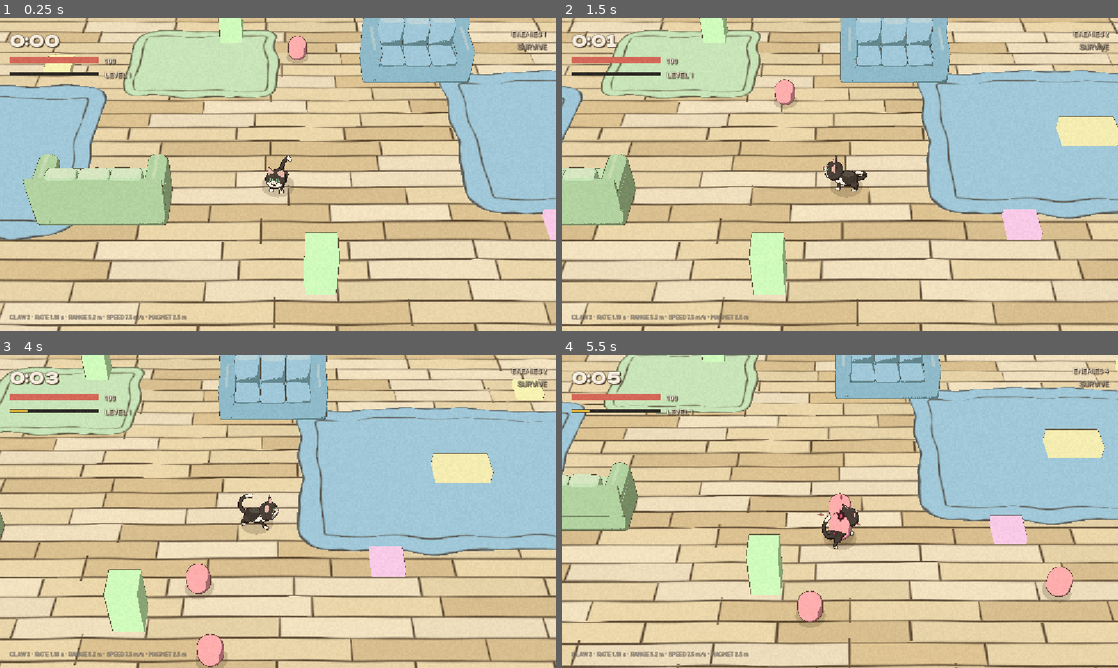
Above: before the commit, frames 1-4 (two rows, left to right).
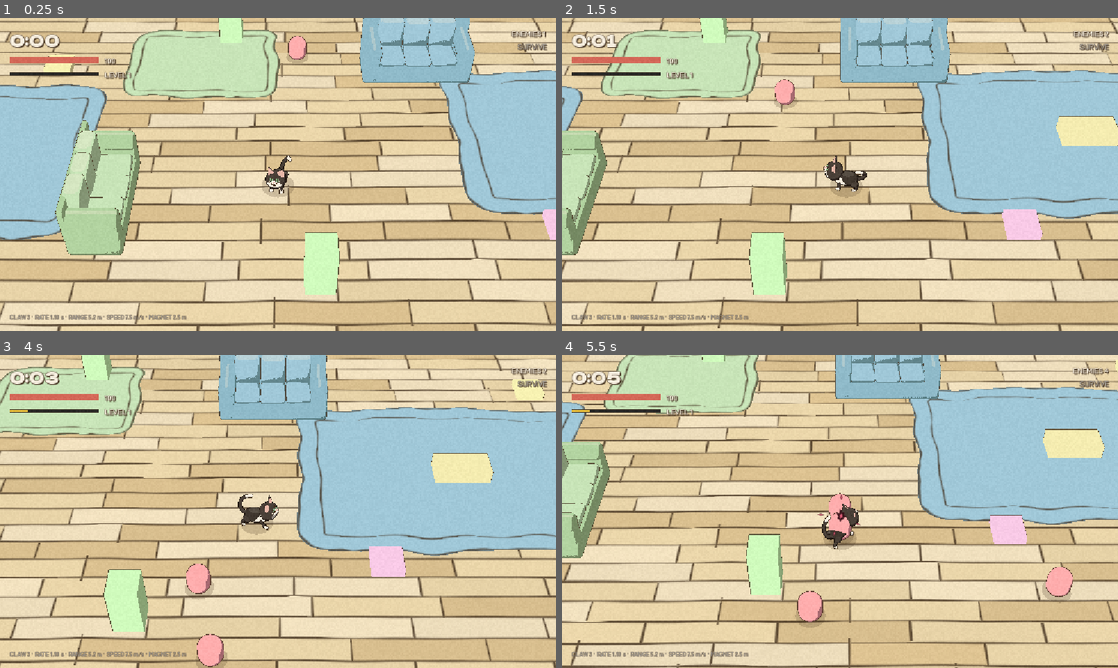
Above: after the commit, the same moments.

Repository: piiieeere/zeucozy
Game: Godot game, scene res://scenes/main.tscn
Two runs of this game, one before a commit and one after it. Both use one fixed random seed, a clock stepped at 60 frames per second and the inputs below.
Inputs (mouse positions are in pixels of both pictures, inside the frame that each line leads up to):
- Up to frame 1 (0.25 s): no input
- Up to frame 2 (1.5 s): tap Enter at 0.5 s; move the mouse to (962, 158) at 0.52 s; hold D (move_right) 0.53-1.25 s; tap O at 0.6 s; click (962, 158) at 0.67 s; drag from (728, 190) to (812, 237) at 1.27 s
- Up to frame 3 (4 s): move the mouse to (333, 442) at 2.02 s; hold D (move_right) 2.03-2.75 s; tap R at 2.1 s; drag from (250, 574) to (111, 464) at 2.77 s; move the mouse to (444, 558) at 3.52 s; hold A (move_left) from 3.53 s (still down); tap 2 at 3.6 s
- Up to frame 4 (5.5 s): release A (move_left) at 4.25 s; drag from (673, 464) to (756, 433) at 4.27 s; move the mouse to (867, 511) at 5.02 s; hold S (move_down) from 5.03 s (still down); tap 4 at 5.1 s; click (867, 511) at 5.17 s

The runs differ from the first frame. In frame 1, 5.8% of the frame differs, in the area x 4-32%, y 32-76%; in frame 2, 3.0%; in frame 3, less than 0.1%; in frame 4, 2.8%.

Commit message:
feat: Implement collision for furniture and update collision layers for enemies and player

Diff:
--- a/project.godot
+++ b/project.godot
@@ -58,6 +58,24 @@
 ])
 }
 
+[layer_names]
+
+; Les neuf couches etaient toutes anonymes, ce contre quoi le manuel met en
+; garde ("Physics introduction / Collision layers and masks" : suivre l'usage
+; de chaque couche devient vite difficile). Elles sont nommees ici, et le bit 3
+; — le mobilier — est le premier a etre pose en sachant ce qu'il porte.
+;
+; Le decoupage : les CORPS occupent 1-3, les zones de degat 4-7, l'XP 8-9.
+3d_physics/layer_1="corps_chat"
+3d_physics/layer_2="corps_ennemi"
+3d_physics/layer_3="decor_bloquant"
+3d_physics/layer_4="hurtbox_chat"
+3d_physics/layer_5="zone_degat_ennemi"
+3d_physics/layer_6="hurtbox_ennemi"
+3d_physics/layer_7="hitbox_arme"
+3d_physics/layer_8="croquette"
+3d_physics/layer_9="aimant_croquette"
+
 [physics]
 
 3d/physics_engine="Jolt Physics"
--- a/scenes/enemies/brute.tscn
+++ b/scenes/enemies/brute.tscn
@@ -22,7 +22,7 @@
 
 [node name="Brute" type="CharacterBody3D"]
 collision_layer = 2
-collision_mask = 0
+collision_mask = 4
 motion_mode = 1
 script = ExtResource("1_g4kf5")
 base_speed = 2.6
--- a/scenes/enemies/chaser.tscn
+++ b/scenes/enemies/chaser.tscn
@@ -22,7 +22,7 @@
 
 [node name="Chaser" type="CharacterBody3D"]
 collision_layer = 2
-collision_mask = 0
+collision_mask = 4
 motion_mode = 1
 script = ExtResource("1_742fd")
 base_speed = 3.7
--- a/scenes/player.tscn
+++ b/scenes/player.tscn
@@ -22,7 +22,7 @@
 
 [node name="Player" type="CharacterBody3D"]
 collision_layer = 1
-collision_mask = 0
+collision_mask = 4
 motion_mode = 1
 script = ExtResource("1_player")
 
--- a/scripts/arena.gd
+++ b/scripts/arena.gd
@@ -41,6 +41,17 @@
 
 ## Rayon garde libre autour du point d'apparition du chat.
 const SPAWN_CLEARANCE := 2.5
+
+## Couche de collision du mobilier bloquant — bit 3, nommee `decor_bloquant`
+## dans `project.godot`. Le chat et les ennemis l'ajoutent a leur MASQUE ; le
+## meuble, lui, ne scrute rien.
+##
+## C'est la premiere couche de CORPS que le projet branche vraiment : jusqu'ici
+## tous les `CharacterBody3D` etaient en `collision_mask = 0` et il n'existait
+## aucun `StaticBody3D` — `move_and_slide()` ne resolvait donc jamais rien, et
+## c'est `main.clamp_to_arena()` qui tenait lieu de mur. Il le tient toujours :
+## le mur de bordure reste un `MeshInstance3D` nu, seul le mobilier collisionne.
+const DECOR_LAYER := 1 << 2
 
 ## Trait du mobilier — canapes ET boites pastel, meme facteur. La decision et
 ## son pourquoi vivent dans `cel_prop.OUTLINE_SCALE` : c'est la fabrique de
@@ -89,11 +100,20 @@
 const PROPS := [
 	{"at": Vector2(0.24, 0.30), "size": Vector2(6.4, 2.6),
 		"model": CANAPE, "variant": "bleu", "yaw": 0.0},
-	# Le second canape tourne le dos au premier. Deux exemplaires identiques
-	# poses dans le meme sens se liraient comme du papier peint — c'est deja la
-	# raison du decalage aleatoire par cellule.
+	# Le second canape est pose en TRAVERS du premier, pas dans son dos.
+	#
+	# Deux exemplaires identiques poses dans le meme sens se liraient comme du
+	# papier peint — c'est deja la raison du decalage aleatoire par cellule, et
+	# le quart de tour le dit plus fort que le demi-tour : a 45° de plongee, un
+	# canape retourne garde exactement la meme silhouette au sol.
+	#
+	# Ce n'est pas qu'une question de lecture. C'est le premier geste du
+	# chantier « le meuble comme terrain de jeu » : tant que tous les canapes
+	# barrent l'arene dans le meme sens, contourner un obstacle est toujours le
+	# meme mouvement. Il en faut sur les DEUX axes pour que le placement du chat
+	# devienne une decision.
 	{"at": Vector2(0.76, 0.66), "size": Vector2(6.4, 2.6),
-		"model": CANAPE, "variant": "sauge", "yaw": 180.0},
+		"model": CANAPE, "variant": "sauge", "yaw": 90.0},
 	{"at": Vector2(0.50, 0.52), "size": Vector2(3.0, 1.6), "height": 0.8,
 		"color": Color("#FDFDB6"), "alpha": 0.58},   # table basse
 	{"at": Vector2(0.90, 0.12), "size": Vector2(1.4, 1.4), "height": 2.6,
@@ -186,8 +206,32 @@
 
 ## Emprise au sol d'un element, une fois pose dans sa cellule.
 func _placed(origin: Vector2, item: Dictionary) -> Rect2:
+	var size := _footprint(item)
+	return Rect2(origin + item["at"] * CELL - size * 0.5, size)
+
+
+## Emprise au sol d'un element une fois TOURNE, en metres.
+##
+## `size` est celle du modele, mesuree sur son AABB — le canape fait exactement
+## 6,4 x 2,6 — et elle ne le redimensionne pas. Mais `yaw` la fait tourner : un
+## quart de tour ECHANGE ses deux cotes.
+##
+## Sans ca, un canape vertical serait teste sur l'emprise du canape horizontal :
+## 3,8 m de trop en largeur, autant de manque en profondeur. Le defaut serait
+## silencieux — `_is_placeable` laisserait passer un meuble qui deborde du mur,
+## ou en ecarterait un qui tient — et il deviendrait un vrai bug le jour ou
+## cette emprise portera une collision.
+##
+## La formule vaut pour un angle quelconque (c'est la boite englobante de la
+## boite tournee), pas seulement pour les multiples de 90° : un `yaw` de biais
+## ne doit pas rendre un chiffre plausible et faux.
+func _footprint(item: Dictionary) -> Vector2:
 	var size: Vector2 = item["size"]
-	return Rect2(origin + item["at"] * CELL - size * 0.5, size)
+	var angle := deg_to_rad(float(item.get("yaw", 0.0)))
+	var c := absf(cos(angle))
+	var s := absf(sin(angle))
+
+	return Vector2(size.x * c + size.y * s, size.x * s + size.y * c)
 
 
 ## Un element est ecarte s'il deborde de l'aire de jeu, ou s'il empiete sur le
@@ -252,7 +296,72 @@
 
 	node.position = Vector3(footprint.get_center().x, 0.0, footprint.get_center().y)
 	node.rotation_degrees.y = prop.get("yaw", 0.0)
+	_add_blocker(node, prop)
 	add_child(node)
+
+
+## Le meuble devient un OBSTACLE : un StaticBody3D pose en enfant du modele.
+##
+## `StaticBody3D` est ce que le manuel prescrit pour un decor qui ne bouge pas
+## ("Physics introduction" : *walls and other obstacles*). Il ne scrute rien
+## (`collision_mask = 0`) — ce sont le chat et les ennemis qui le voient, en
+## ajoutant DECOR_LAYER a leur masque.
+##
+## ⚠️ ENFANT DU MODELE, jamais frere. La boite herite ainsi du `yaw` du meuble
+## sans avoir a le refaire : un canape tourne d'un quart de tour emmene sa
+## collision avec lui, et les deux ne peuvent pas diverger. C'est le pendant
+## exact de `_footprint()`, qui fait tourner l'emprise du test de placement.
+##
+## ⚠️ La boite est relevee sur l'AABB du MAILLAGE, pas sur les chiffres de la
+## table. Un `"height"` ecrit a la main serait un second nombre a tenir
+## synchronise avec Blender, et le jour ou le canape change de hauteur rien ne
+## signalerait que la collision est restee sur l'ancienne.
+func _add_blocker(model: Node3D, prop: Dictionary) -> void:
+	var bounds := _model_bounds(model)
+
+	if bounds.size == Vector3.ZERO:
+		return
+
+	# Le meuble est modelise a l'echelle, pas mis a l'echelle : si l'emprise
+	# declaree s'ecarte de celle du maillage, c'est la TABLE qui est fausse, et
+	# le test de placement l'est avec elle. Sans ce garde le defaut est muet.
+	var declared: Vector2 = prop["size"]
+	if absf(bounds.size.x - declared.x) > 0.01 or absf(bounds.size.z - declared.y) > 0.01:
+		push_warning(
+			"arena : l'emprise declaree de %s (%.2f x %.2f) ne correspond pas a son maillage (%.2f x %.2f)"
+			% [prop["model"], declared.x, declared.y, bounds.size.x, bounds.size.z]
+		)
+
+	var shape := BoxShape3D.new()
+	shape.size = bounds.size
+
+	var collider := CollisionShape3D.new()
+	collider.shape = shape
+	collider.position = bounds.get_center()
+
+	var body := StaticBody3D.new()
+	body.collision_layer = DECOR_LAYER
+	body.collision_mask = 0
+	body.add_child(collider)
+	model.add_child(body)
+
+
+## Boite englobante du maillage d'un meuble, dans l'espace du modele.
+##
+## Rend une AABB nulle si le .glb n'a pas de maillage — `CelProp.spawn` a deja
+## prevenu dans ce cas, et un meuble sans dessin n'a rien a bloquer.
+func _model_bounds(node: Node) -> AABB:
+	if node is MeshInstance3D:
+		var mesh: Mesh = (node as MeshInstance3D).mesh
+		return mesh.get_aabb() if mesh != null else AABB()
+
+	for child in node.get_children():
+		var found := _model_bounds(child)
+
+		if found.size != Vector3.ZERO:
+			return found
+
+	return AABB()
 
 
 ## Mur de bordure — marque la limite de jeu, la meme que clamp_to_arena().
--- a/scripts/player.gd
+++ b/scripts/player.gd
@@ -164,7 +164,8 @@
 ##
 ## Le pendant exact de `--autofire`, pour la meme raison et sur l'autre moitie
 ## des entrees. Dans un `--write-movie` AUCUNE TOUCHE N'EST PRESSEE : le chat
-## reste plante, pousse seulement par les ennemis qui le bousculent. Toute
+## reste plante, et RIEN NE PEUT L'EN BOUGER — les corps ennemis sont en
+## `collision_layer = 2`, que le masque du chat ne contient pas. Toute
 ## competence dont l'effet depend du DEPLACEMENT est donc invisible en capture —
 ## les moutons de poussiere sont le cas qui l'a impose, puisqu'ils ne tombent
 ## qu'a `dust_skill.MIN_SPACING` d'ecart.
@@ -347,8 +348,8 @@
 	if _walk:
 		# Une direction TANGENTE au cercle : on pilote la meme entree que le
 		# clavier, pas la position. Poser `global_position` court-circuiterait
-		# `move_and_slide`, donc les collisions, le clamp d'arene et la bascule
-		# idle/walk — et la capture montrerait un chat qui glisse.
+		# `move_and_slide`, donc la collision avec le mobilier, le clamp d'arene
+		# et la bascule idle/walk — et la capture montrerait un chat qui glisse.
 		_walk_angle += speed / WALK_RADIUS * delta
 		input_direction = Vector3(-sin(_walk_angle), 0.0, cos(_walk_angle))
 
Not shown, changed: CLAUDE.md
